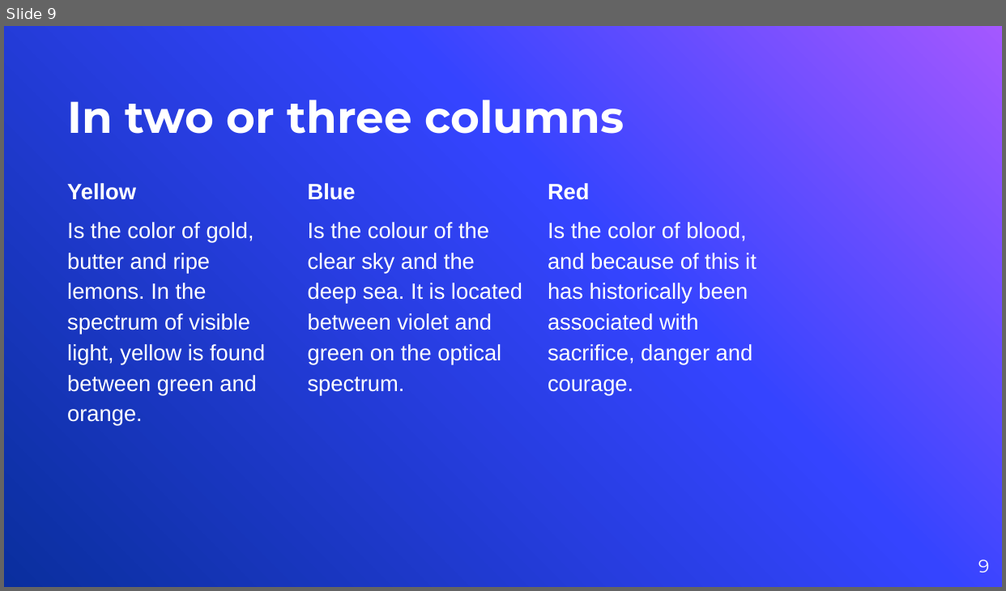
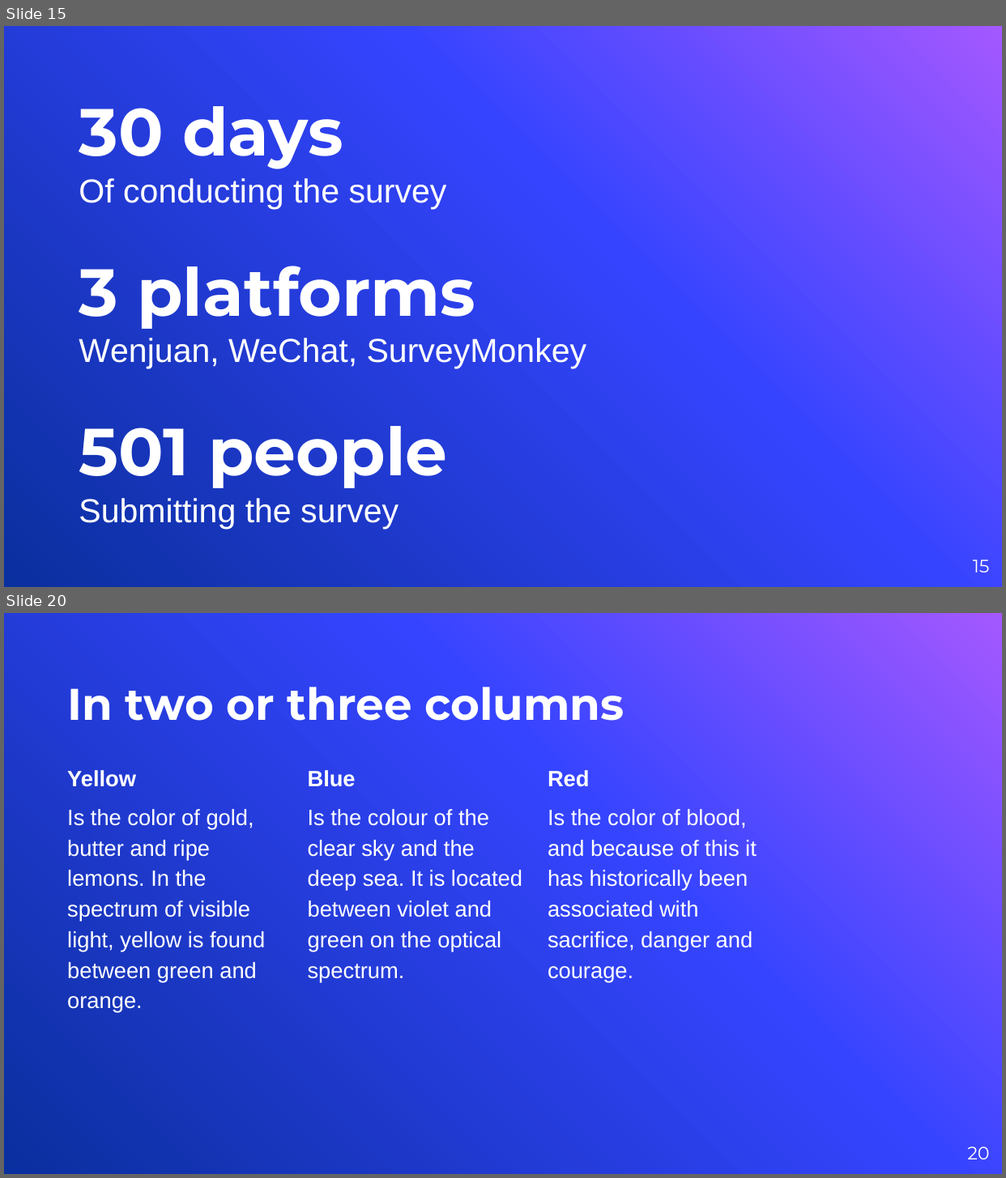
Before and after one commit to vyacheslav-polyakov/thesis, a slide deck: !Defense Slides.pptx. Shown one above the other, each under a label of ours: slide 9 before the commit, slides 15 and 20 after it; the slides between them are not shown. The pictures are 1006x591 and 1006x1178 pixels, drawn with LibreOffice and Linux fonts; fonts in the diff are those of the drawing; background and template pictures are left out. Boxes give left, top, right and bottom in pixels: in the first picture for what was removed or moved away, otherwise in the second. Text is boxed around its words. In the diff, an @@ line names an element or a change of style, - is before the commit and + after.

```diff
--- a/!Defense Slides.pptx
+++ b/!Defense Slides.pptx
@@ slide 15 added at (x1=4, y1=26, x2=1002, y2=587), background picture (left out) @@
@@ title added at (x1=79, y1=106, x2=343, y2=169), 48 pt, text #FFFFFF, bold @@
+30 days
@@ subtitle added at (x1=79, y1=178, x2=447, y2=209), 24 pt, text #FFFFFF @@
+Of conducting the survey
@@ title added at (x1=79, y1=266, x2=475, y2=329), 48 pt, text #FFFFFF, bold @@
+3 platforms
@@ subtitle added at (x1=79, y1=338, x2=587, y2=369), 24 pt, text #FFFFFF @@
+Wenjuan, WeChat, SurveyMonkey
@@ title added at (x1=79, y1=426, x2=447, y2=489), 48 pt, text #FFFFFF, bold @@
+501 people
@@ subtitle added at (x1=79, y1=498, x2=398, y2=529), 24 pt, text #FFFFFF @@
+Submitting the survey
@@ page number added at (x1=973, y1=560, x2=990, y2=573), 13 pt, text #FFFFFF @@
+15
@@ what was slide 9 is now slide 20 @@
@@ page number at (x1=967, y1=1147, x2=989, y2=1160): text changed @@
-9
+20
```
Also in this commit, not shown: 5 slides changed, 18 other slides added, 10 slides removed, 30 other files.
